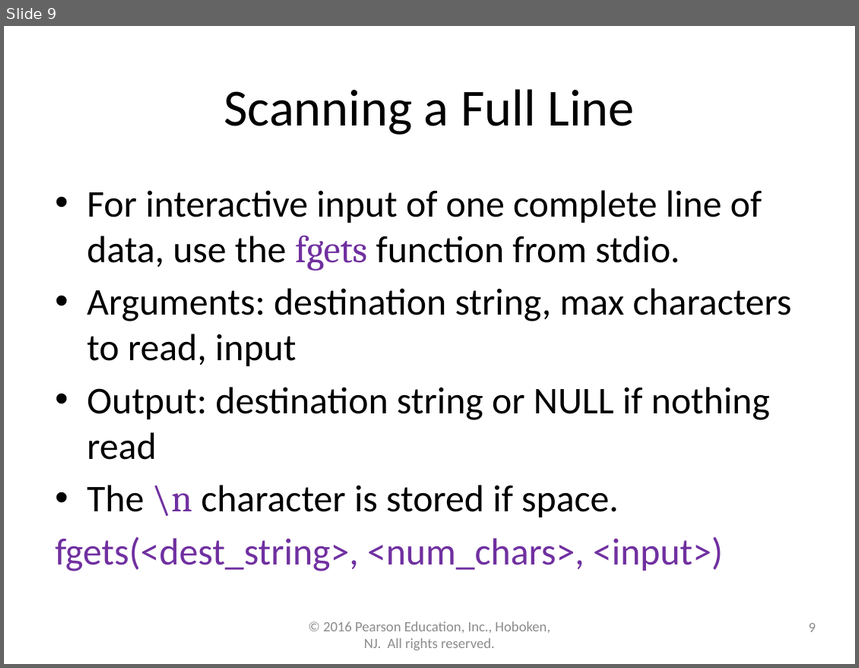
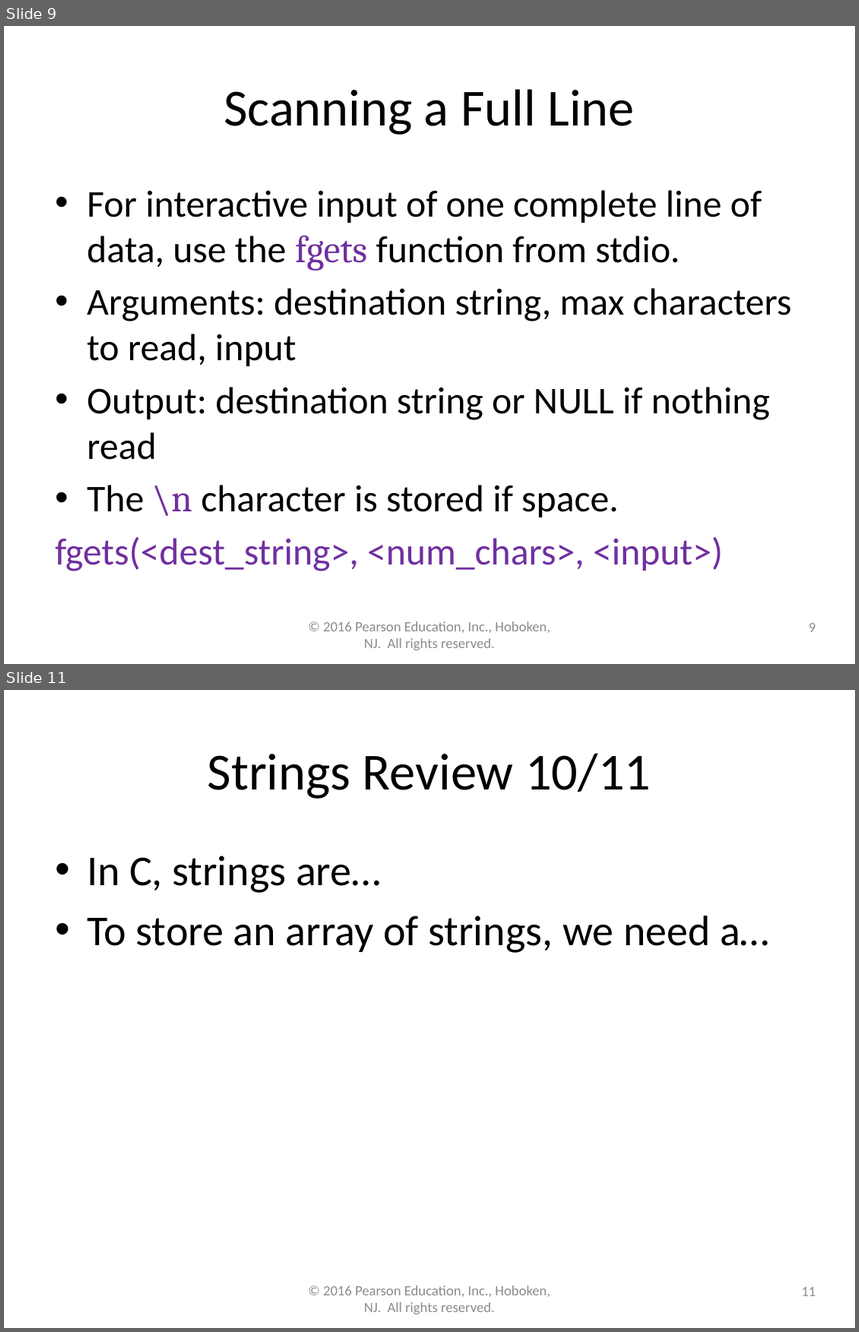
Before and after one commit to lgw2/lgw2.github.io, a slide deck: _teaching/csci112-fall-2023/lectures/ppts/Chapter8.pptx. Shown one above the other, each under a label of ours: slide 9 before the commit, slides 9 and 11 after it; the slides between them are not shown. The pictures are 859x668 and 859x1332 pixels, drawn with LibreOffice and Linux fonts; fonts in the diff are those of the drawing. Boxes give left, top, right and bottom in pixels: in the first picture for what was removed or moved away, otherwise in the second. Text is boxed around its words. In the diff, an @@ line names an element or a change of style, - is before the commit and + after.

```diff
--- a/_teaching/csci112-fall-2023/lectures/ppts/Chapter8.pptx
+++ b/_teaching/csci112-fall-2023/lectures/ppts/Chapter8.pptx
@@ slide 11 added at <box>4,690,855,1328</box>, background #FFFFFF @@
@@ title added at <box>208,753,651,799</box>, 44 pt, text #000000 @@
+Strings Review 10/11
@@ text added at <box>87,856,769,953</box>, 36 pt, text #000000 @@
+• In C, strings are…
+• To store an array of strings, we need a…
@@ text added at <box>323,1286,550,1315</box>, 12 pt, text #8C8C8C @@
+© 2016 Pearson Education, Inc., Hoboken, NJ. All rights reserved.
@@ page number added at <box>802,1287,816,1296</box>, 12 pt, text #8C8C8C @@
+11
```
Also in this commit, not shown: 1 slide changed, 2 other slides added, 1 other file.
